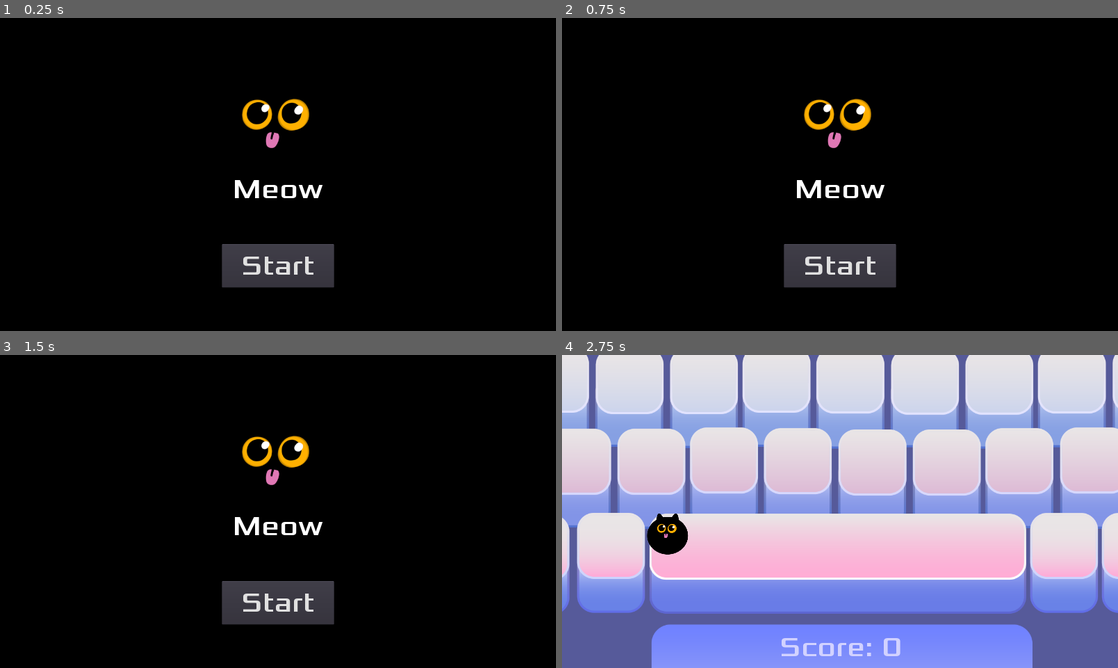
Above: before the commit, frames 1-4 (two rows, left to right).
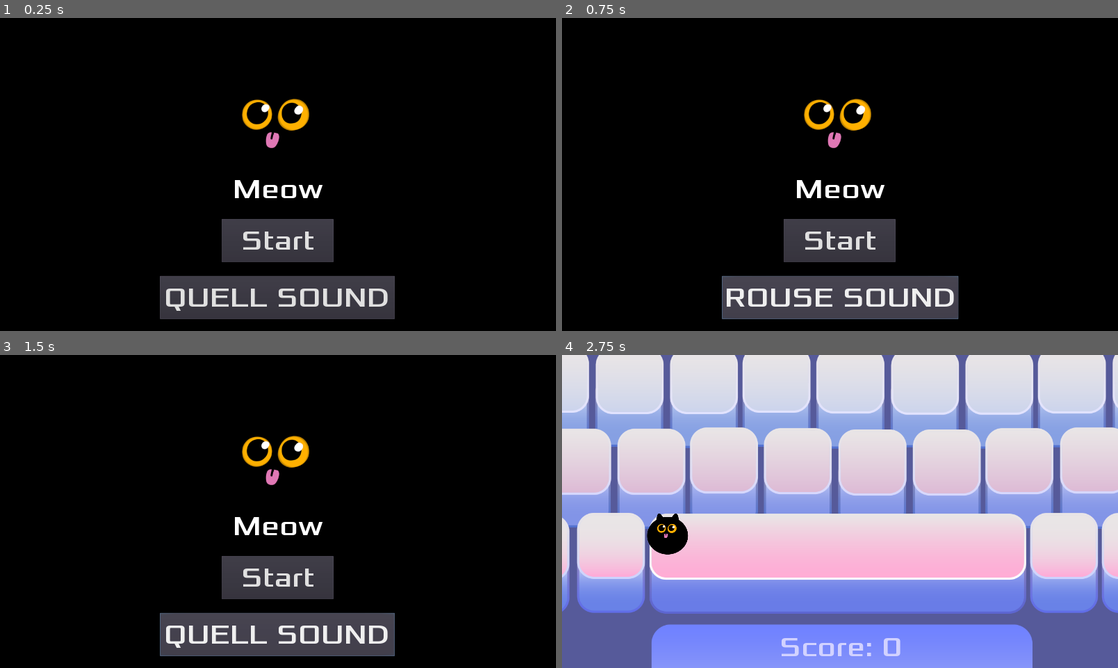
Above: after the commit, the same moments.

Repository: gameraccoon/ludum-dare-54-v2
Game: Godot game, scene res://Main.tscn
The game is run twice, just before and just after one commit, with the same random seed, the same clock (stepped at 60 frames per second) and the same inputs.
Inputs (mouse positions are in pixels of both pictures, inside the frame that each line leads up to):
- Up to frame 1 (0.25 s): no input
- Up to frame 2 (0.75 s): click (840, 296) at 0.5 s, where only the run after the commit has a clickable "QUELL SOUND"
- Up to frame 3 (1.5 s): click (278, 633) at 1.25 s, where only the run after the commit has a clickable "ROUSE SOUND"
- Up to frame 4 (2.75 s): click "Start" at 2 s

The runs differ from the first frame. In frame 1, 7.8% of the frame differs, in the area x 28-71%, y 64-97%; in frame 2, 7.9%, in the area x 28-72%, y 64-97%; in frame 3, 7.9%; in frame 4, nothing differs.

Commit message:
sound turn on/off

Diff:
--- a/HUD.gd
+++ b/HUD.gd
@@ -20,10 +20,12 @@
 	$MessageLabel.show()
 	yield(get_tree().create_timer(1), "timeout")
 	$StartButton.show()
+	$Sound.show()
 
 
 func _on_StartButton_pressed():
 	$StartButton.hide()
+	$Sound.hide()
 	$Points.show()
 	emit_signal("start_game")
 
@@ -42,3 +44,12 @@
 func black_scores():
 	$Points.show()
 	$PointsWhite.hide()
+
+func _on_Sound_pressed():
+	var master_sound = AudioServer.get_bus_index("Master")
+	if not AudioServer.is_bus_mute(master_sound):
+		$Sound.text = "ROUSE SOUND"
+		AudioServer.set_bus_mute(master_sound, true)
+	else:
+		$Sound.text = "QUELL SOUND"
+		AudioServer.set_bus_mute(master_sound, false)
--- a/HUD.tscn
+++ b/HUD.tscn
@@ -36,10 +36,10 @@
 anchor_top = 1.0
 anchor_right = 0.5
 anchor_bottom = 1.0
-margin_left = -129.0
-margin_top = -200.0
-margin_right = 129.0
-margin_bottom = -100.0
+margin_left = -130.0
+margin_top = -258.0
+margin_right = 128.0
+margin_bottom = -158.0
 custom_fonts/font = SubResource( 2 )
 shortcut = SubResource( 4 )
 text = "Start"
@@ -72,4 +72,19 @@
 text = "Score: "
 align = 1
 
+[node name="Sound" type="Button" parent="."]
+anchor_left = 0.5
+anchor_top = 1.0
+anchor_right = 0.5
+anchor_bottom = 1.0
+margin_left = -272.0
+margin_top = -127.0
+margin_right = 269.0
+margin_bottom = -27.0
+custom_fonts/font = SubResource( 2 )
+shortcut = SubResource( 4 )
+text = "QUELL SOUND"
+icon_align = 1
+
 [connection signal="pressed" from="StartButton" to="." method="_on_StartButton_pressed"]
+[connection signal="pressed" from="Sound" to="." method="_on_Sound_pressed"]
